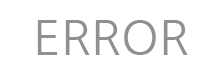
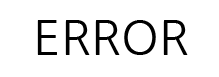
Revision of a layered 219 × 77 image; what changed, layer by layer:
painted on "ERROR" over [left=37, top=20, right=188, bottom=55]
